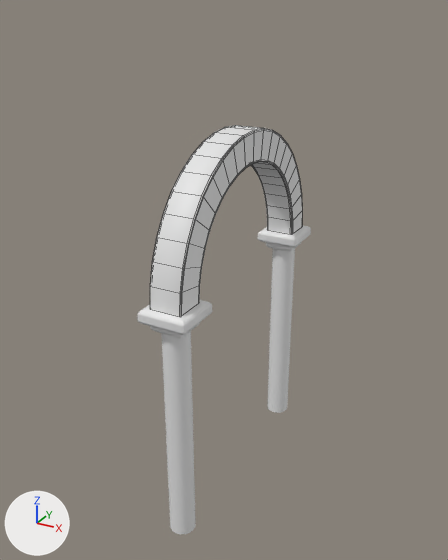
Two versions of the FBX model Assets/Visuals/Models/ArchSmall.fbx, one commit apart.
Before and after are seen from a camera (50 mm lens) standing at (2.3, -3.44, 4.15) and looking at (-0.1, 0.93, 1.96). Lighting does not change. The marker at lower left points along +X, +Y and +Z. Mesh edges are drawn as thin lines on the coarser meshes. Where no turn or scale is listed for an object, it has been applied to the vertices.

Names of what the first picture shows: 'Арка малая', 'Кладка_Уголок_Л.001', 'Кладка_Уголок_ПР.001', 'Л_Колонна', 'ПР_Колонна'.
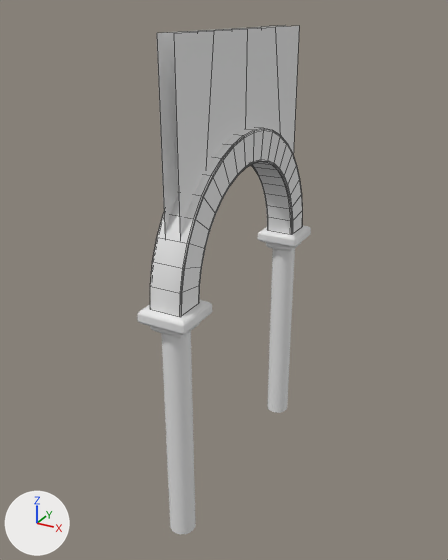
The newer file is also turned or shifted as a whole; pictures and numbers use the older file's frame.

Where the change shows, as pixel boxes (x1, y1, x2, y2) in the pictures (448 x 560 px):
'СТ_Кладка.004', added: after (174, 26, 299, 237)
'СТ_Кладка.003', added: after (157, 25, 286, 233)

Patch to the scene script:
```diff
--- a/Assets/Visuals/Models/ArchSmall.fbx.py
+++ b/Assets/Visuals/Models/ArchSmall.fbx.py
@@ mat_кирпичи @@
+mat_кирпичи = principled_material('Кирпичи')
+mat_кирпичи.base_color = (0.8, 0.8, 0.8)  # white #e7e7e7
@@ me_cube_012 @@
+me_cube_012.from_pydata([(0.0, 0.0, 4.0), (0.0, 2.0, 4.0), (0.0, 0.0, 2.0), (0.0, 2.0, 2.0), (0.0, 1.73, 2.85), (0.0, 0.99, 3.16), (0.0, 0.35, 2.91), (0.0, 0.5, 4.0), (0.0, 1.0, 4.0), (0.0, 1.5, 4.0)], [], [(6, 2, 0, 7), (1, 3, 4, 9), (9, 4, 5, 8), (5, 6, 7, 8)])
+me_cube_012.materials.append(mat_кирпичи)  # its picture is missing
@@ me_cube_008 @@
+me_cube_008.from_pydata([(0.0, 0.0, 4.0), (0.0, 2.0, 4.0), (0.0, 0.0, 2.0), (0.0, 2.0, 2.0), (0.0, 1.73, 2.85), (0.0, 0.99, 3.16), (0.0, 0.35, 2.91), (0.0, 0.5, 4.0), (0.0, 1.0, 4.0), (0.0, 1.5, 4.0)], [], [(6, 7, 0, 2), (1, 9, 4, 3), (9, 8, 5, 4), (5, 8, 7, 6)])
+me_cube_008.materials.append(mat_кирпичи)  # its picture is missing
@@ ob_ст_кладка_003 @@
+ob_ст_кладка_003 = bpy.data.objects.new('СТ_Кладка.003', me_cube_012)
+ob_ст_кладка_003.location = (-0.067, 0.0, 0.0)
@@ ob_ст_кладка_004 @@
+ob_ст_кладка_004 = bpy.data.objects.new('СТ_Кладка.004', me_cube_008)
+ob_ст_кладка_004.location = (0.06, 0.0, 0.0)
```
